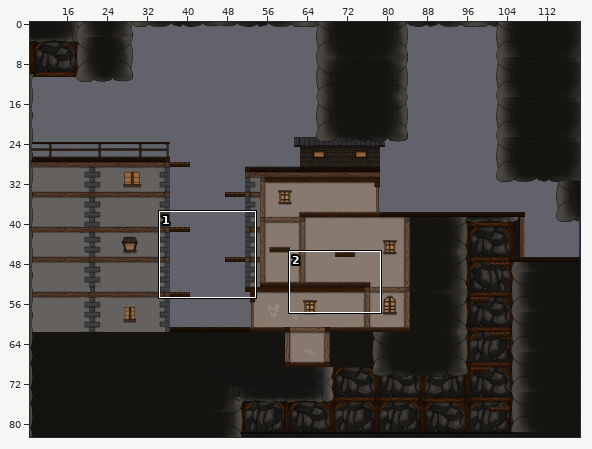
Two states of a Tiled map, assets/tiles/level_Part_3.tmx. Above, an overview of the earlier version with the close-up marked.
Close-up. Old version:
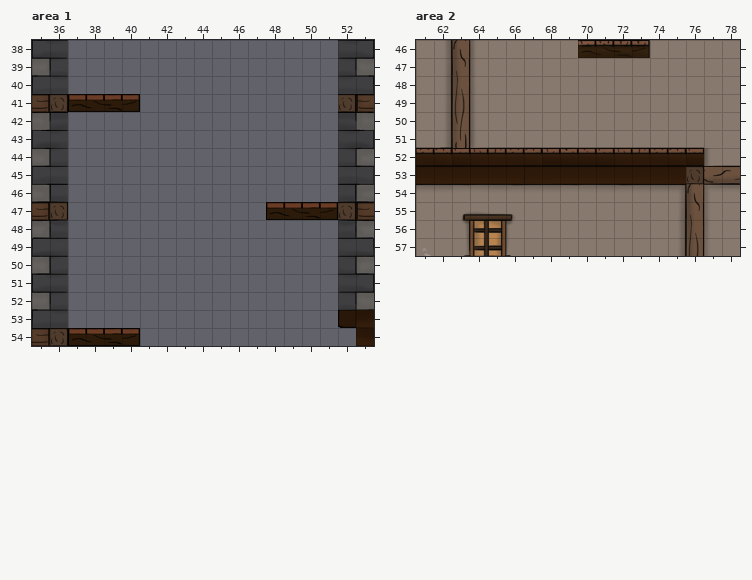
Cells are 32x32 px. Shown: area 1 x 35..53, y 38..54; area 2 x 61..78, y 46..57. The commit also changed other parts of the map, which this record leaves out.
After:
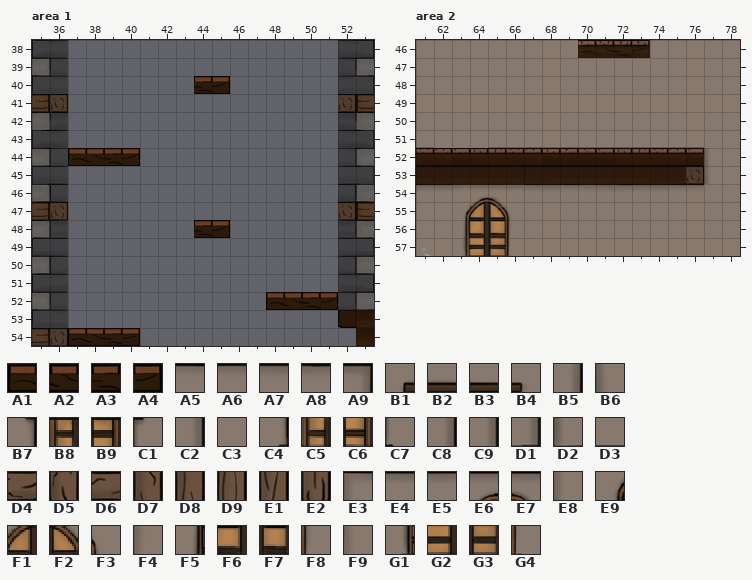
Key: from "Decors": A1 420, A2 421, A3 422, A4 423, A5 432, A6 433, A7 434, A8 435, A9 438, B1 490, B2 491, B3 492, B4 493, B5 494, B6 496, B7 546, B8 547, B9 548, C1 549, C2 550, C3 557, C4 602, C5 603, C6 604, C7 605, C8 606, C9 662, D1 718, D2 720, D3 722, D4 776, D5 776 turned 90, D6 777, D7 777 turned 90, D8 778 turned 90, D9 779 turned 90, E1 780 turned 90, E2 781 turned 90, E3 832, E4 833, E5 833 flipped left-right, E6 835, E7 836, E8 888, E9 890, F1 891, F2 892, F3 893, F4 944, F5 946, F6 947, F7 948, F8 949, F9 1000, G1 1002, G2 1003, G3 1004, G4 1005.
__ is an empty cell.
See-through tiles are keyed as they look on the map.
What changed:
Layer "Platforms", area 1:
y 40: x 44..45 __ __ -> A3 A4
y 41: x 37..40 A1 A2 A3 A4 -> __ __ __ __
y 44: x 37..40 __ __ __ __ -> A1 A2 A3 A4
y 47: x 48..51 A1 A2 A3 A4 -> __ __ __ __
y 48: x 44..45 __ __ -> A3 A4
y 52: x 48..51 __ __ __ __ -> A1 A2 A3 A4
Layer "Fond", area 2:
y 46: x 62..64 C9 D5 B6 -> C3 C3 C3
y 47: x 62..64 B5 D7 B6 -> C3 C3 C3
y 48: x 62..64 C2 D8 B6 -> C3 C3 C3
y 49: x 62..64 C8 D9 B6 -> C3 C3 C3
y 50: x 62..64 C9 E1 B6 -> C3 C3 C3
y 51: x 62..64 D1 E2 D2 -> C3 C3 C3
y 52: x 77..78 D2 D3 -> B6 C3
y 53: x 77..78 D4 D6 -> B6 C3
y 54: x 64..66 A6 A7 A8 -> E6 E7 E5; x 75..78 A9 D5 E3 E4 -> A5 A5 C3 C3
y 55: x 63..66 B1 B2 B3 B4 -> E9 F1 F2 F3; x 75..77 B5 D7 E8 -> C3 C3 C3
y 56: x 63..66 B7 B8 B9 C1 -> F5 F6 F7 F8; x 75..77 C2 D8 F4 -> C3 C3 C3
y 57: x 63..66 C4 C5 C6 C7 -> G1 G2 G3 G4; x 75..77 C8 D9 F9 -> C3 C3 C3
